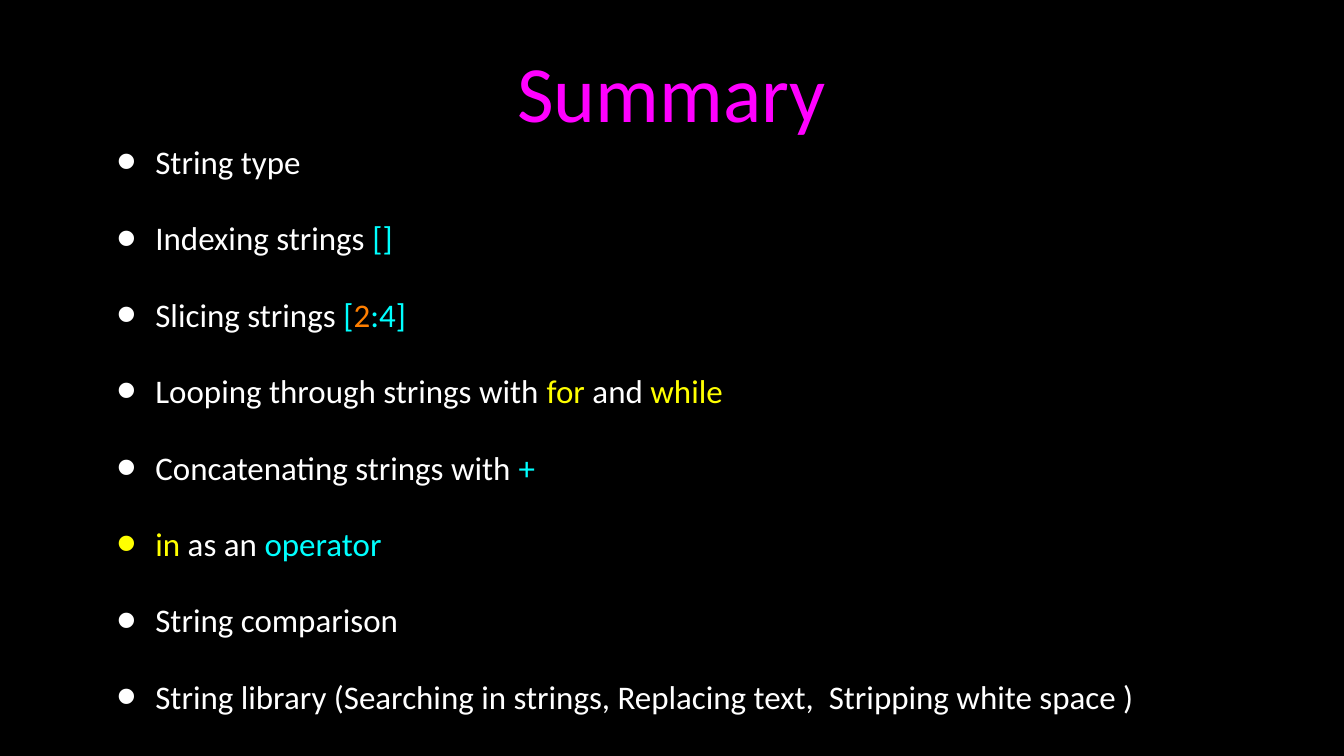
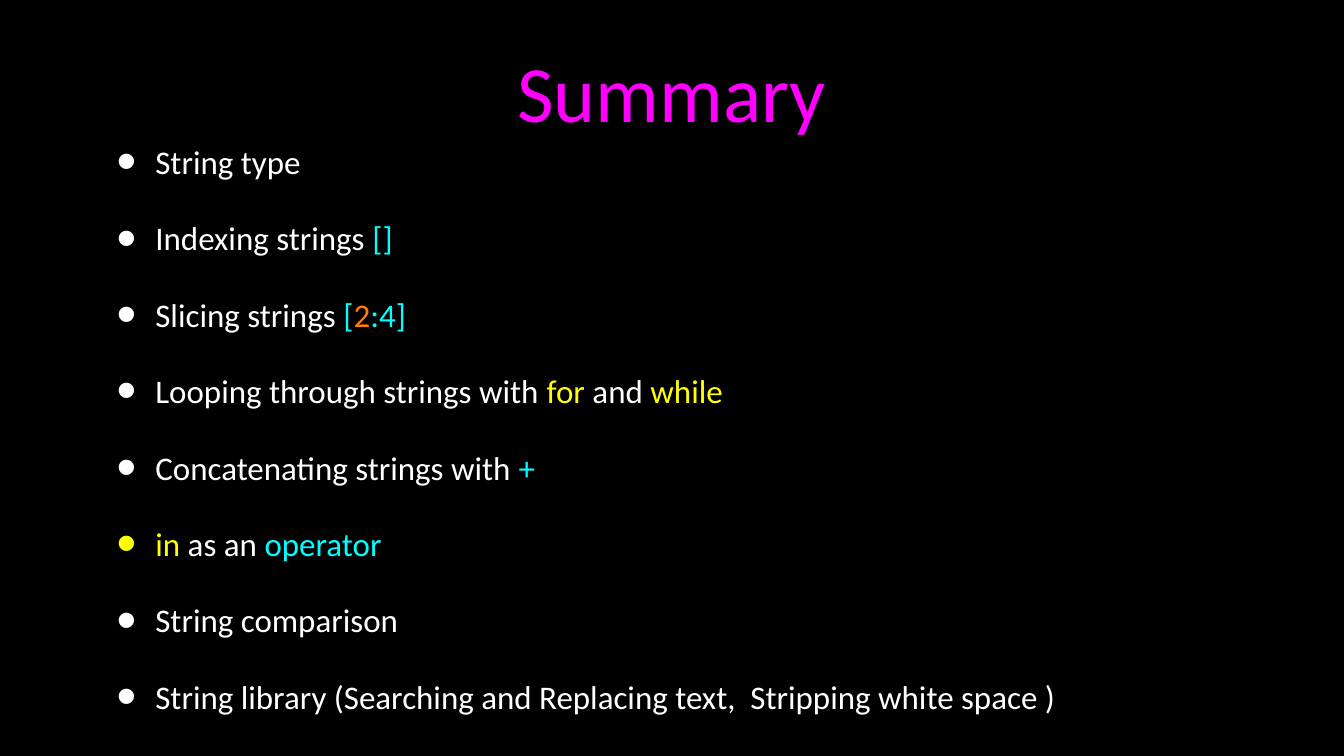
Before and after one commit to jalexander1/Python_Course_Slideware, a slide deck: slide 34 of PythonCourse_06_Strings.ppt (slide 33 before the commit). Drawn at 1344x756 pixels with LibreOffice and Linux fonts; fonts in the diff are those of the drawing. Boxes give left, top, right and bottom in pixels: in the first picture for what was removed or moved away, otherwise in the second. Text is boxed around its words. In the diff, an @@ line names an element or a change of style, - is before the commit and + after.

```diff
--- a/PythonCourse_06_Strings.ppt
+++ b/PythonCourse_06_Strings.ppt
@@ text at [155,685,1037,715]: text changed @@
-• String library (Searching in strings, Replacing text, Stripping white space )
+• String library (Searching and Replacing text, Stripping white space )
```
Also in this commit, not shown: 8 other slides changed, 2 slides added, 1 slide removed, 6 other files.
